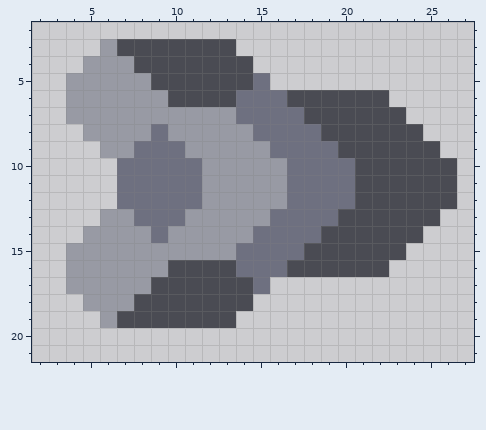
Two versions of one pixel-art sprite, core/assets-raw/sprites/units/crawler-leg-base.png. The picture above is the old version.
The file is 31x23 pixels. Shown: x 2..27, y 2..21.
And afterwards:
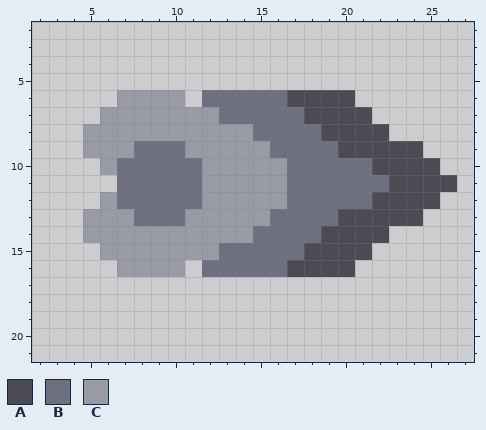
Palette (. is transparent): A #4a4b53  B #6e7080  C #989aa4
Change:
{"y":3,"x":6,"old":"CAAAAAAA","new":"........"}
{"y":4,"x":5,"old":"CCCAAAAAAA","new":".........."}
{"y":5,"x":4,"old":"CCCCCAAAAAAB","new":"............"}
{"y":6,"x":4,"old":"CCC","new":"..."}
{"y":6,"x":10,"old":"AAAA","new":"C.BB"}
{"y":6,"x":21,"old":"AA","new":".."}
{"y":7,"x":4,"old":"CC","new":".."}
{"y":7,"x":13,"old":"C","new":"B"}
{"y":7,"x":22,"old":"AA","new":".."}
{"y":8,"x":9,"old":"B","new":"C"}
{"y":8,"x":23,"old":"AA","new":".."}
{"y":9,"x":5,"old":".","new":"C"}
{"y":9,"x":25,"old":"A","new":"."}
{"y":10,"x":6,"old":".","new":"C"}
{"y":10,"x":21,"old":"A","new":"B"}
{"y":10,"x":26,"old":"A","new":"."}
{"y":11,"x":21,"old":"AA","new":"BB"}
{"y":12,"x":6,"old":".","new":"C"}
{"y":12,"x":21,"old":"A","new":"B"}
{"y":12,"x":26,"old":"A","new":"."}
{"y":13,"x":5,"old":".","new":"C"}
{"y":13,"x":25,"old":"A","new":"."}
{"y":14,"x":9,"old":"B","new":"C"}
{"y":14,"x":23,"old":"AA","new":".."}
{"y":15,"x":4,"old":"CC","new":".."}
{"y":15,"x":13,"old":"C","new":"B"}
{"y":15,"x":22,"old":"AA","new":".."}
{"y":16,"x":4,"old":"CCC","new":"..."}
{"y":16,"x":10,"old":"AAAA","new":"C.BB"}
{"y":16,"x":21,"old":"AA","new":".."}
{"y":17,"x":4,"old":"CCCCCAAAAAAB","new":"............"}
{"y":18,"x":5,"old":"CCCAAAAAAA","new":".........."}
{"y":19,"x":6,"old":"CAAAAAAA","new":"........"}
{"label":"changed","picture_box":[66,39,270,328]}
{"label":"changed","picture_box":[355,90,457,277]}
